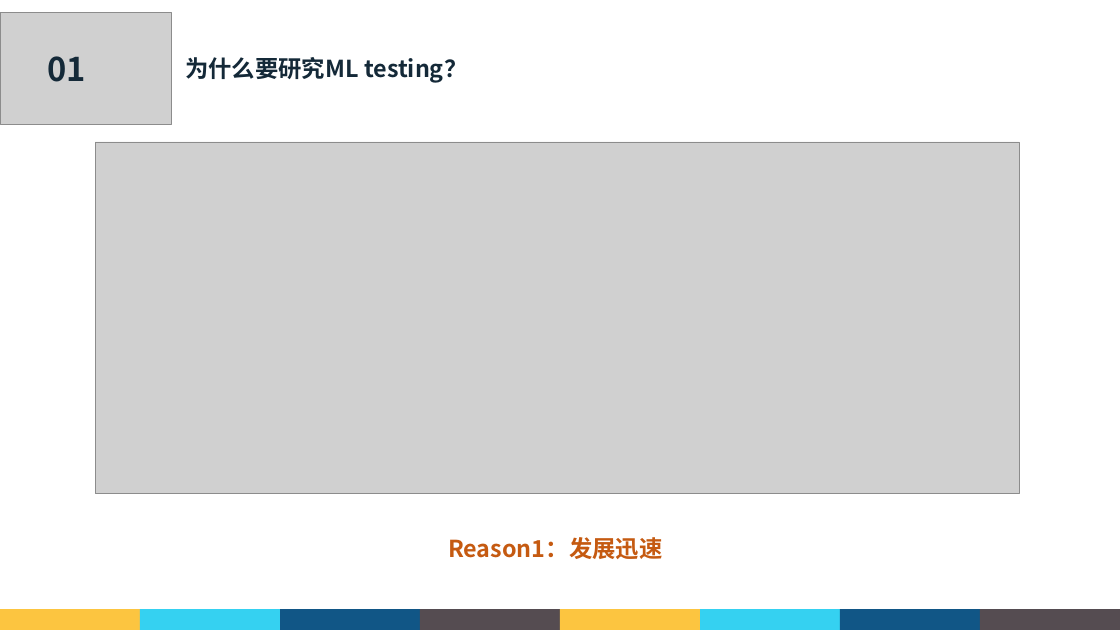
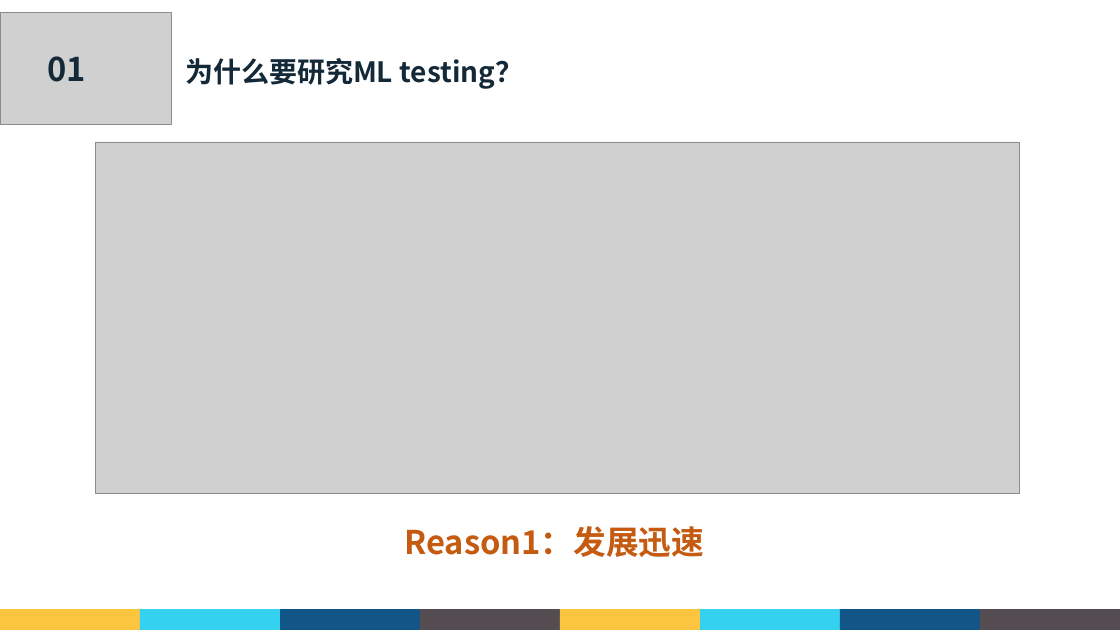
Before and after one commit to GaryHua226/AutomatedTesting, a slide deck: slide 4 of 课堂汇报/郭礼华_181250038.pptx. Drawn at 1120x630 pixels with LibreOffice and Linux fonts; fonts in the diff are those of the drawing; grey boxes stand for pictures; background and template pictures are left out. Boxes give left, top, right and bottom in pixels: in the first picture for what was removed or moved away, otherwise in the second. Text is boxed around its words. In the diff, an @@ line names an element or a change of style, - is before the commit and + after.

Commit message:
change font style

```diff
--- a/课堂汇报/郭礼华_181250038.pptx
+++ b/课堂汇报/郭礼华_181250038.pptx
@@ text "为什么要研究ML testing？" at <box>185,58,523,89</box>: size 20 to 24 pt @@
@@ text "Reason1：发展迅速": place and size @@
-text "Reason1：发展迅速" at <box>448,537,663,559</box>
+text "Reason1：发展迅速" at <box>405,526,704,557</box>
@@ text "Reason1：发展迅速" at <box>405,526,704,557</box>: size 20 to 28 pt @@
```
Also in this commit, not shown: 24 other slides changed.
